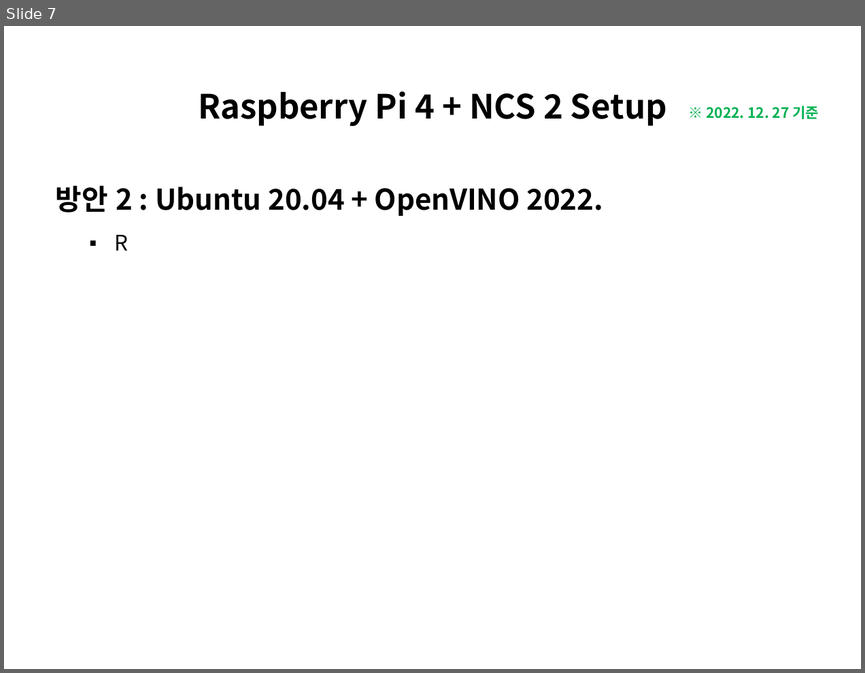
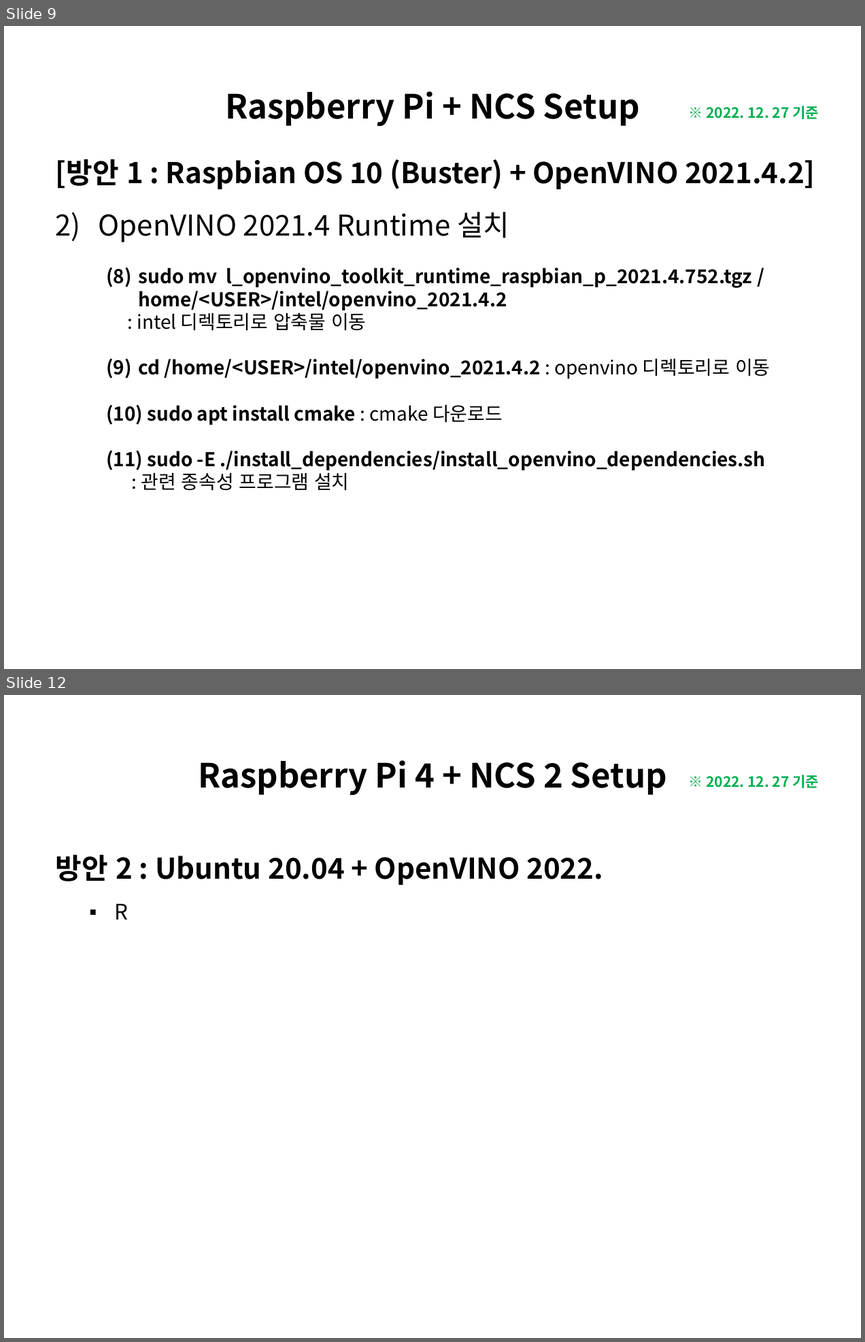
Before and after one commit to luwis93choi/Lecture-Materials-, a slide deck: Raspberry Pi + NCS Setup.pptx. Shown one above the other, each under a label of ours: slide 7 before the commit, slides 9 and 12 after it; the slides between them are not shown. The pictures are 865x673 and 865x1342 pixels, drawn with LibreOffice and Linux fonts; fonts in the diff are those of the drawing. Boxes give left, top, right and bottom in pixels: in the first picture for what was removed or moved away, otherwise in the second. Text is boxed around its words. In the diff, an @@ line names an element or a change of style, - is before the commit and + after.

Commit message:
Updates on Raspberry Pi + NCS Setup

```diff
--- a/Raspberry Pi + NCS Setup.pptx
+++ b/Raspberry Pi + NCS Setup.pptx
@@ slide 9 added at box(4, 26, 861, 669), background #FFFFFF @@
@@ title added at box(225, 91, 640, 126), 28 pt, text #000000, bold @@
+Raspberry Pi + NCS Setup
@@ text added at box(706, 106, 819, 119), 12 pt, text #00B050, bold @@
+※ 2022. 12. 27 기준
@@ text added at box(56, 159, 815, 242), 24 pt, text #000000, bold @@
+[방안 1 : Raspbian OS 10 (Buster) + OpenVINO 2021.4.2]
+2) OpenVINO 2021.4 Runtime 설치
@@ text added at box(137, 267, 770, 490), 16 pt, text #000000, bold @@
+(8) sudo mv l_openvino_toolkit_runtime_raspbian_p_2021.4.752.tgz /home/<USER>/intel/openvino_2021.4.2
+: intel 디렉토리로 압축물 이동
+(9) cd /home/<USER>/intel/openvino_2021.4.2 : openvino 디렉토리로 이동
+(10) sudo apt install cmake : cmake 다운로드
+(11) sudo -E ./install_dependencies/install_openvino_dependencies.sh
+: 관련 종속성 프로그램 설치
@@ what was slide 7 is now slide 12 @@
```
Also in this commit, not shown: 6 slides changed, 4 other slides added.
